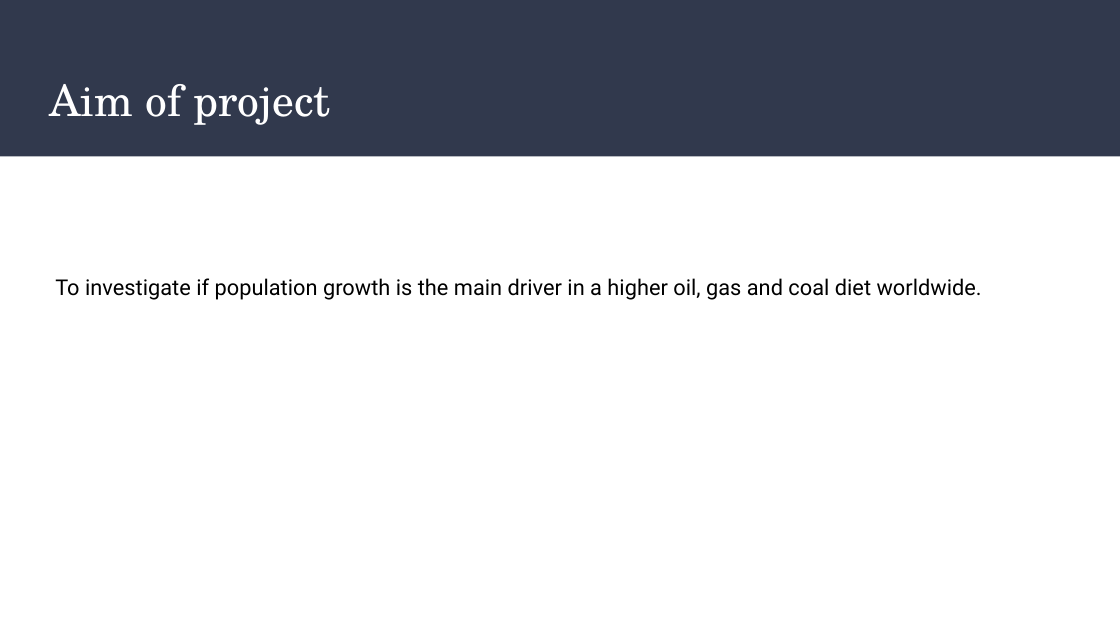
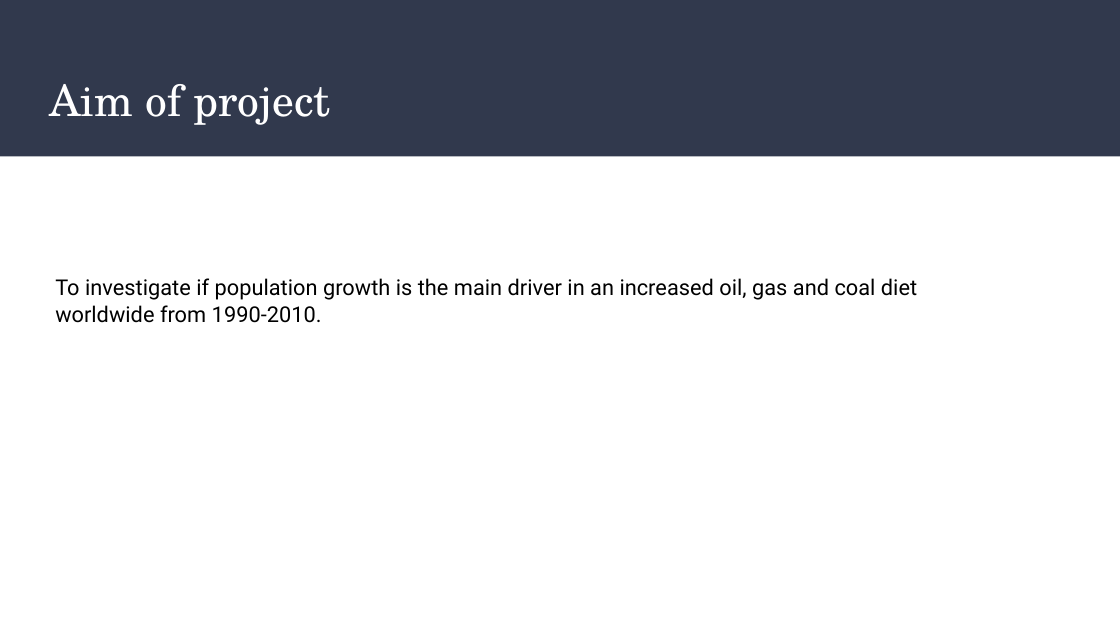
Before and after one commit to Nai-coder/DE1-Term2, a slide deck: slide 3 of Term2/Presentation/Trends in electricity production vs. Economic growth.pptx. Drawn at 1120x630 pixels with LibreOffice and Linux fonts; fonts in the diff are those of the drawing. Boxes give left, top, right and bottom in pixels: in the first picture for what was removed or moved away, otherwise in the second. Text is boxed around its words. In the diff, an @@ line names an element or a change of style, - is before the commit and + after.

```diff
--- a/Term2/Presentation/Trends in electricity production vs. Economic growth.pptx
+++ b/Term2/Presentation/Trends in electricity production vs. Economic growth.pptx
@@ text at (55,278,917,323): text changed @@
-To investigate if population growth is the main driver in a higher oil, gas and coal diet worldwide.
+To investigate if population growth is the main driver in an increased oil, gas and coal diet worldwide from 1990-2010.
```
Also in this commit, not shown: 3 other slides changed, 1 other file.
